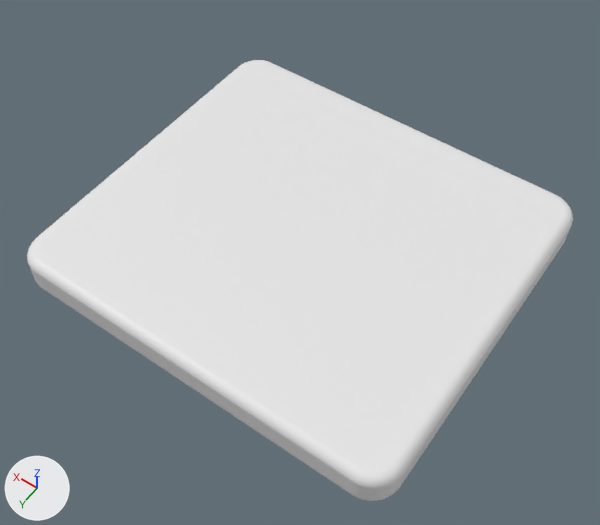
A saved change to the Blender file [2026] RAM Slots/Untitled.blend.
One viewpoint serves both versions: a camera (50 mm lens) standing at (-0.217, 0.31, 0.46) and looking at (-0.02, 0.034, 0.026). Arrows for +X, +Y and +Z are at lower left; the lights stay in place. The older version comes first.
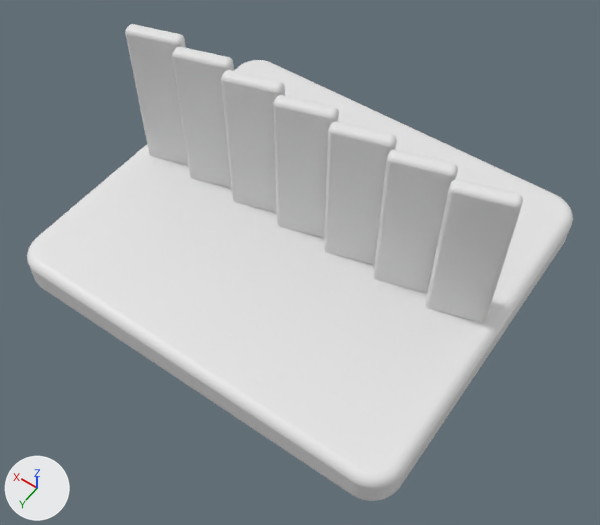
Commit message: Update [2026] RAM Slots/Untitled.blend to reflect the latest staged Blender scene changes.

Pixel boxes (x1, y1, x2, y2) of what changed, in the pictures (600 x 525 px):
'Cube.007', added: after (425, 179, 523, 323)
'Cube.005', added: after (373, 150, 458, 293)
'Cube.004', added: after (324, 122, 397, 265)
'Cube.001', added: after (273, 95, 339, 238)
'Cube.002', added: after (221, 70, 285, 213)
'Cube.003', added: after (172, 46, 234, 188)
'Cube.006', added: after (125, 24, 188, 165)

The edits, one by one:
Mesh me_cube_007 is new.
It is a box spanning x -0.02..0.02, y -0.005..0.005, z -0.07..0.07.
Object 'Cube.007' (ob_cube_007) is new; it shows me_cube_007.
Its location is (-0.12, 0.0, 0.058).
Its rotation in degrees is (0, 0, 17).
It gains a BEVEL modifier named 'Bevel'.
Modifier setting: width = 0.005.
Modifier setting: width_pct = 0.005.
Modifier setting: segments = 50.
Modifier setting: offset_type = 'WIDTH'.
Object 'Cube.006' (ob_cube_006) is new; it shows a copy of me_cube_007.
Its location is (0.12, 0.0, 0.058).
Its rotation in degrees is (0, 0, 17).
It gains a BEVEL modifier named 'Bevel'.
Modifier setting: width = 0.005.
Modifier setting: width_pct = 0.005.
Modifier setting: segments = 50.
Modifier setting: offset_type = 'WIDTH'.
Object 'Cube.005' (ob_cube_005) is new; it shows a copy of me_cube_007.
Its location is (-0.08, 0.0, 0.058).
Its rotation in degrees is (0, 0, 17).
It gains a BEVEL modifier named 'Bevel'.
Modifier setting: width = 0.005.
Modifier setting: width_pct = 0.005.
Modifier setting: segments = 50.
Modifier setting: offset_type = 'WIDTH'.
Object 'Cube.004' (ob_cube_004) is new; it shows a copy of me_cube_007.
Its location is (-0.04, 0.0, 0.058).
Its rotation in degrees is (0, 0, 17).
It gains a BEVEL modifier named 'Bevel'.
Modifier setting: width = 0.005.
Modifier setting: width_pct = 0.005.
Modifier setting: segments = 50.
Modifier setting: offset_type = 'WIDTH'.
Object 'Cube.003' (ob_cube_003) is new; it shows a copy of me_cube_007.
Its location is (0.08, 0.0, 0.058).
Its rotation in degrees is (0, 0, 17).
It gains a BEVEL modifier named 'Bevel'.
Modifier setting: width = 0.005.
Modifier setting: width_pct = 0.005.
Modifier setting: segments = 50.
Modifier setting: offset_type = 'WIDTH'.
Object 'Cube.002' (ob_cube_002) is new; it shows a copy of me_cube_007.
Its location is (0.04, 0.0, 0.058).
Its rotation in degrees is (0, 0, 17).
It gains a BEVEL modifier named 'Bevel'.
Modifier setting: width = 0.005.
Modifier setting: width_pct = 0.005.
Modifier setting: segments = 50.
Modifier setting: offset_type = 'WIDTH'.
Object 'Cube.001' (ob_cube_001) is new; it shows a copy of me_cube_007.
Its location is (0.0, 0.0, 0.058).
Its rotation in degrees is (0, 0, 17).
It gains a BEVEL modifier named 'Bevel'.
Modifier setting: width = 0.005.
Modifier setting: width_pct = 0.005.
Modifier setting: segments = 50.
Modifier setting: offset_type = 'WIDTH'.
